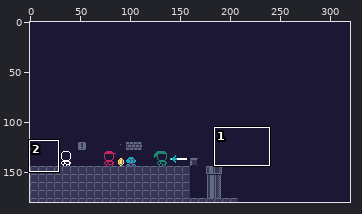
Pixel-art file -- other/lookdev.aseprite. The first picture is a wide view before the edit; the outline marks the close-up.
Close-up. Old version:
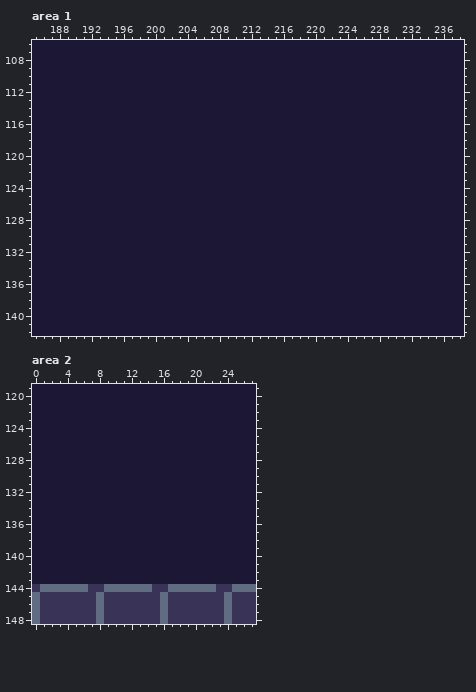
320x180 pixels, 1 frame. Shown: area 1: x 185..238, y 106..142; area 2: x 0..27, y 119..148.
New version:
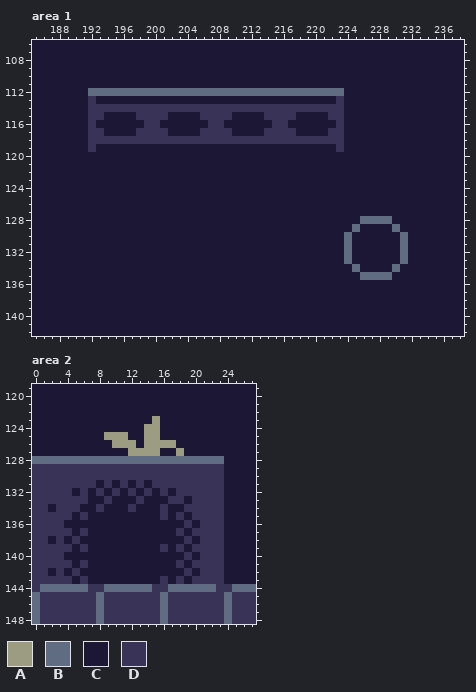
Palette (. is transparent): A #9b9c82  B #606c81  C #1c1734  D #393457
Edits made:
layer "Layer1" added
layer "bg" removed
Area 1, layer "Layer1":
The author changed colour C to colour B in row 112 at x 192 to 223; in row 128 at x 226 to 229; in row 129 at x 225 and 230; in rows 130 to 133 at x 224 and 231; in row 134 at x 225 and 230; in row 135 at x 226 to 229.
The author changed colour C to colour D in row 113 at x 192 and 223; in row 114 at x 192 to 223; in row 115 at x 192 to 193, 198 to 201, 206 to 209, 214 to 217 and 222 to 223; in row 116 at x 192, 199 to 200, 207 to 208, 215 to 216 and 223; in row 117 at x 192 to 193, 198 to 201, 206 to 209, 214 to 217 and 222 to 223; in row 118 at x 192 to 223.
The author changed colour C to colour D in row 119 at x 192 and 223.
Area 2, layer "Layer1":
The author changed colour C to colour A in row 123 at x 15; in row 124 at x 14 to 15; in row 125 at x 9 to 11 and 14 to 15; in row 126 at x 10 to 12 and 14 to 17; in row 127 at x 12 to 15 and 18.
The author changed colour C to colour B in row 128 at x 0 to 23.
The author changed colour C to colour D in rows 129 to 130 at x 0 to 23; in row 131 at x 0 to 7, 9, 11, 13 and 15 to 23; in row 132 at x 0 to 4, 6, 8, 10, 12, 14, 16 and 18 to 23; in row 133 at x 0 to 6, 9, 13, 17 to 18 and 20 to 23; in row 134 at x 0 to 1, 3 to 5, 8, 12, 16 and 19 to 23; in row 135 at x 0 to 4, 6, 16, 18 and 20 to 23.
The author changed colour C to colour D in row 136 at x 0 to 3, 19 and 21 to 23; in row 137 at x 0 to 4, 6, 18 and 20 to 23; in row 138 at x 0 to 1, 3, 5, 19 and 21 to 23; in row 139 at x 0 to 4, 6, 16, 18 and 20 to 23; in row 140 at x 0 to 3, 19 and 21 to 23; in row 141 at x 0 to 4, 6, 18 and 20 to 23.
The author changed colour C to colour D in row 142 at x 0 to 1, 3, 5, 19 and 21 to 23; in row 143 at x 0 to 4, 6, 16, 18 and 20 to 23.
